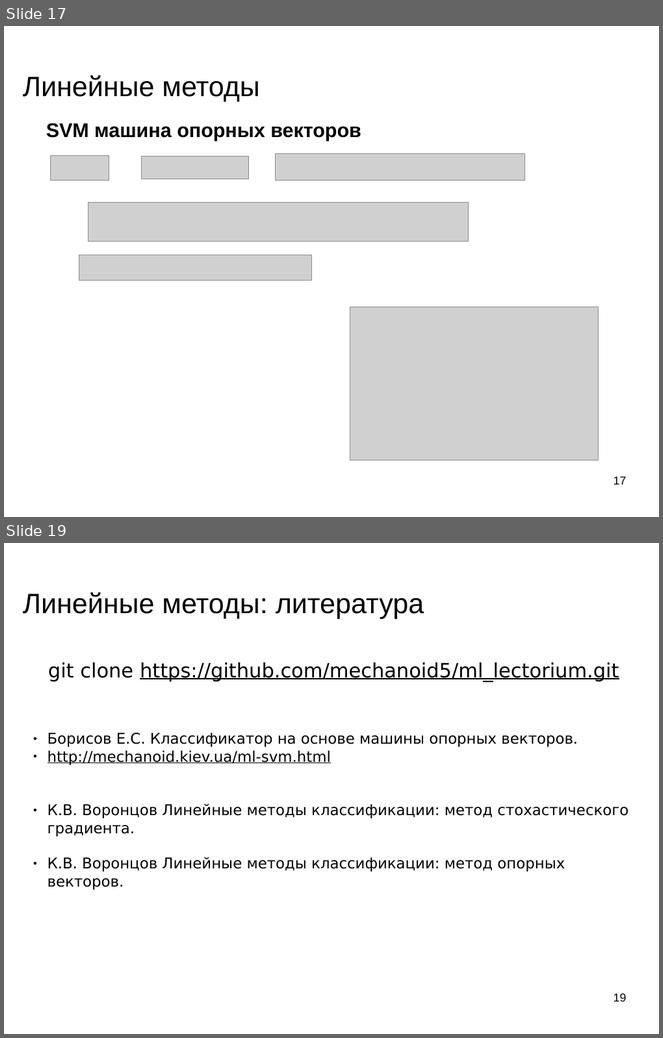
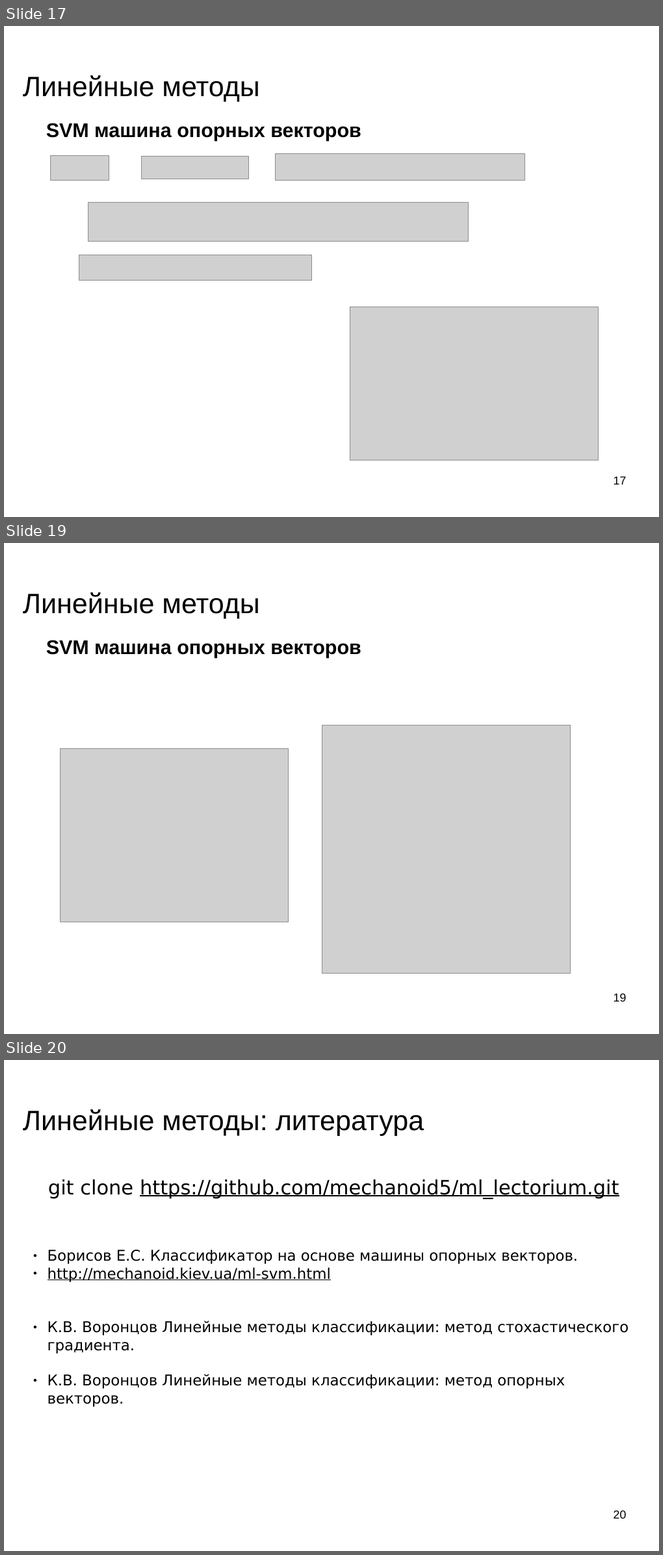
Before and after one commit to mechanoid5/ml_lectorium_legacy, a slide deck: 09-linear.odp. Shown one above the other, each under a label of ours: slides 17 and 19 before the commit, slides 17, 19 and 20 after it; the slides between them are not shown. The pictures are 663x1038 and 663x1555 pixels, drawn with LibreOffice and Linux fonts; fonts in the diff are those of the drawing; grey boxes stand for pictures; background and template pictures are left out. Boxes give left, top, right and bottom in pixels: in the first picture for what was removed or moved away, otherwise in the second. Text is boxed around its words. In the diff, an @@ line names an element or a change of style, - is before the commit and + after.

```diff
--- a/09-linear.odp
+++ b/09-linear.odp
@@ slide 19 added at (4, 543, 659, 1034), background picture (left out) @@
@@ title added at (23, 592, 259, 618), 33.9 pt, text #000000 @@
+Линейные методы
@@ text added at (46, 640, 362, 658), 24 pt, text #000000, bold @@
+SVM машина опорных векторов
@@ picture added at (322, 726, 570, 973) @@
@@ picture added at (60, 748, 288, 923) @@
@@ page number added at (614, 993, 627, 1002), 14 pt, text #000000 @@
+19
@@ what was slide 19 is now slide 20 @@
@@ page number at (614, 1510, 627, 1519): text changed @@
-19
+20
```
Also in this commit, not shown: 1 slide changed, 2 other files.
